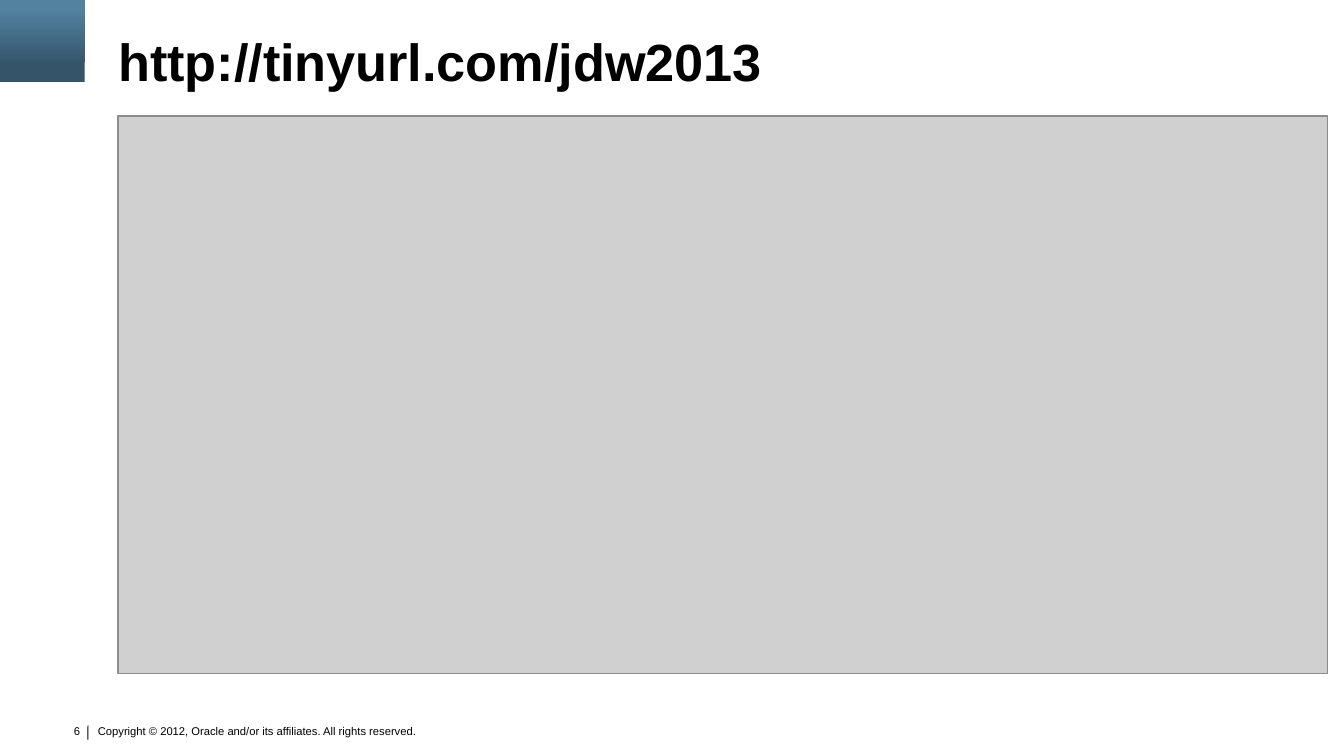
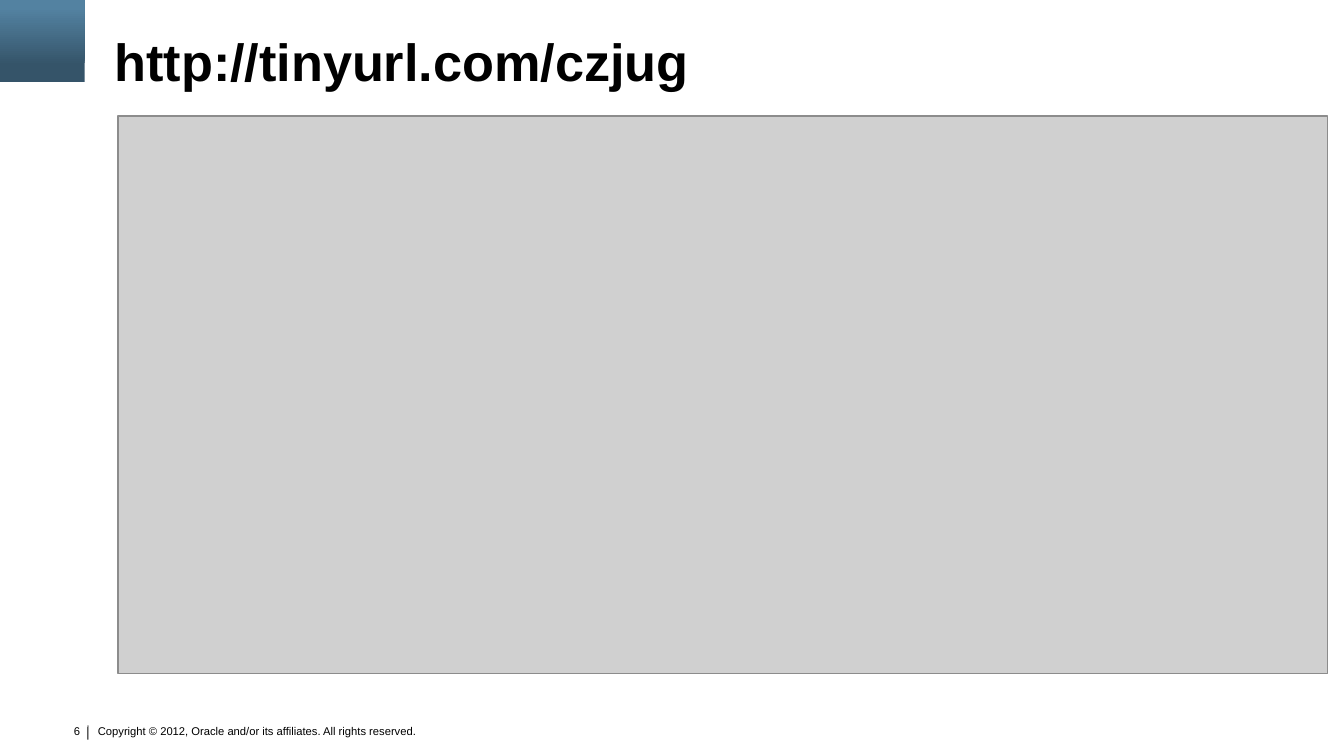
Before and after one commit to martinjmares/javaee7-demo, a slide deck: slide 6 of JDD.pptx. Drawn at 1344x756 pixels with LibreOffice and Linux fonts; fonts in the diff are those of the drawing; grey boxes stand for pictures; background and template pictures are left out. Boxes give left, top, right and bottom in pixels: in the first picture for what was removed or moved away, otherwise in the second. Text is boxed around its words. In the diff, an @@ line names an element or a change of style, - is before the commit and + after.

Commit message:
Updated presentation

```diff
--- a/JDD.pptx
+++ b/JDD.pptx
@@ title at bbox=[115, 43, 689, 91]: text changed @@
-http://tinyurl.com/jdw2013
+http://tinyurl.com/czjug
```
Also in this commit, not shown: 1 slide added.
